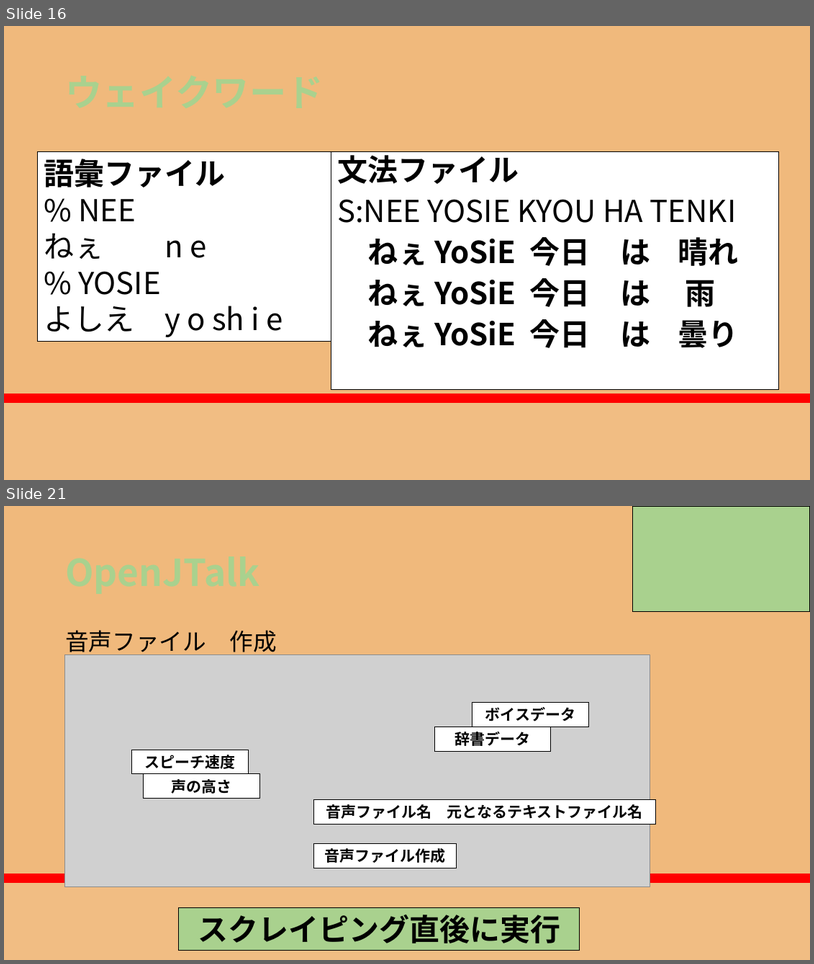
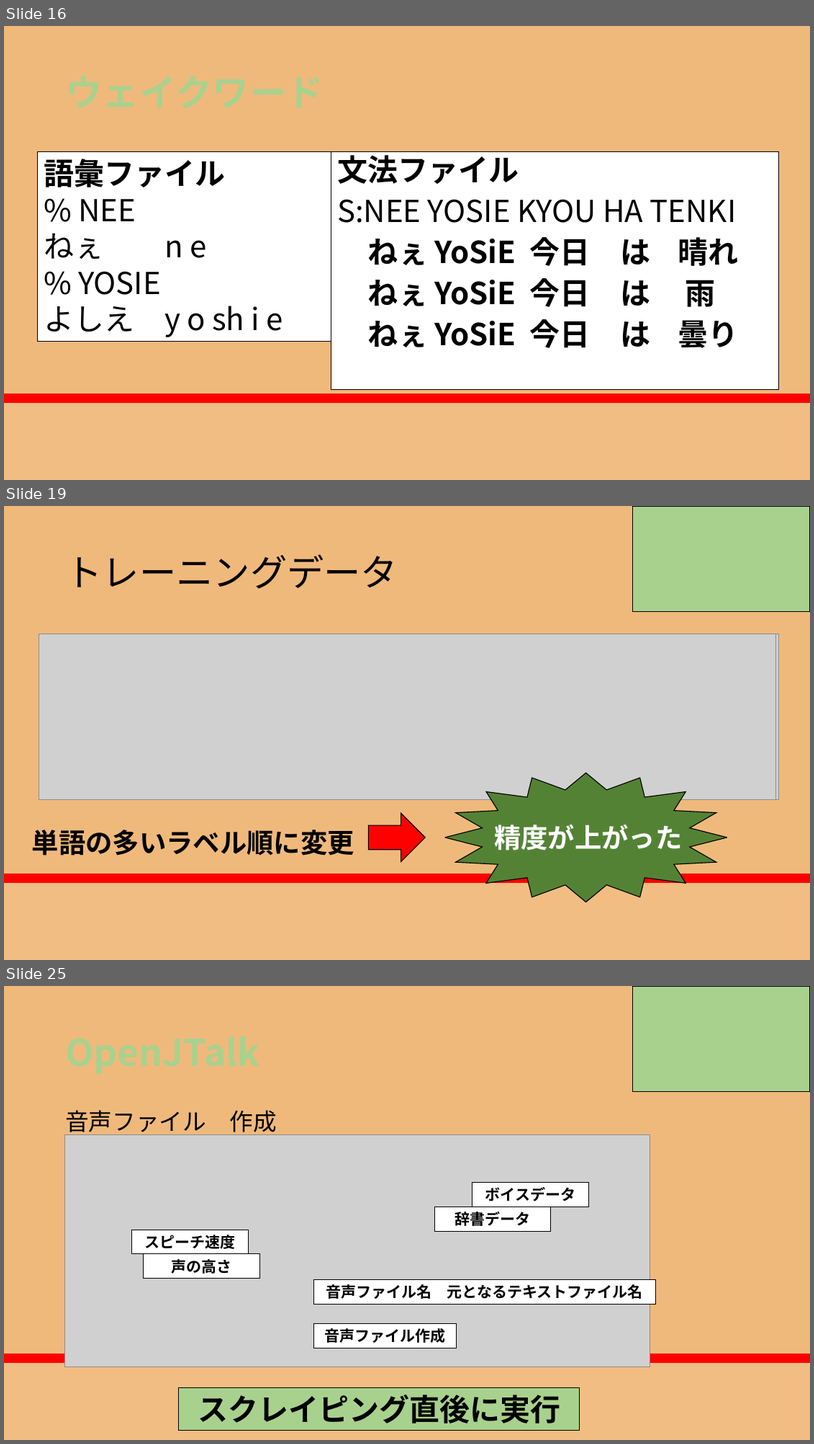
Before and after one commit to RikiishiSuzunosuke/AIspeaker_yosie, a slide deck: presentation/AIスピーカー開発_3_main.pptx. Shown one above the other, each under a label of ours: slides 16 and 21 before the commit, slides 16, 19 and 25 after it; the slides between them are not shown. The pictures are 814x964 and 814x1444 pixels, drawn with LibreOffice and Linux fonts; fonts in the diff are those of the drawing; grey boxes stand for pictures. Boxes give left, top, right and bottom in pixels: in the first picture for what was removed or moved away, otherwise in the second. Text is boxed around its words. In the diff, an @@ line names an element or a change of style, - is before the commit and + after.

```diff
--- a/presentation/AIスピーカー開発_3_main.pptx
+++ b/presentation/AIスピーカー開発_3_main.pptx
@@ slide 19 added at [4,506,810,960], background gradient #F0B97C to #FF0000 to #F86446 to #F1BD83 @@
@@ rectangle added at [633,506,810,611], fill #A9D18E, outline #000000 1 pt @@
@@ title added at [65,554,398,589], 44 pt, text #000000 @@
+トレーニングデータ
@@ picture added at [39,633,779,799] @@
@@ picture added at [39,633,777,799] @@
@@ star added at [445,773,728,901], fill #548235, outline #000000 1 pt @@
@@ text added at [32,829,355,855], 32 pt, text #000000, bold @@
+単語の多いラベル順に変更
@@ down arrow added at [369,813,426,862], fill #FF0000, outline #000000 1 pt @@
@@ text added at [494,824,682,850], 32 pt, text #FFFFFF, bold @@
+精度が上がった
@@ what was slide 21 is now slide 25 @@
```
Also in this commit, not shown: 7 slides changed, 4 other slides added, 2 other files.
